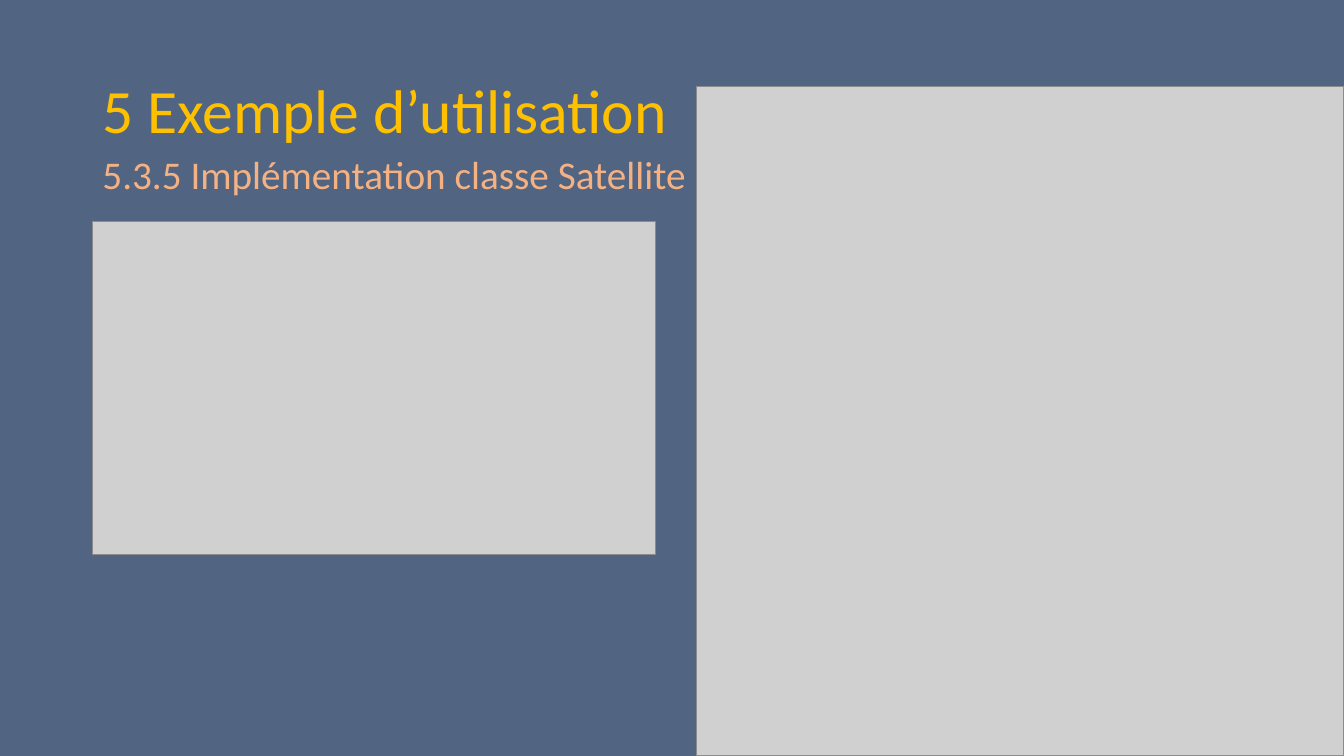
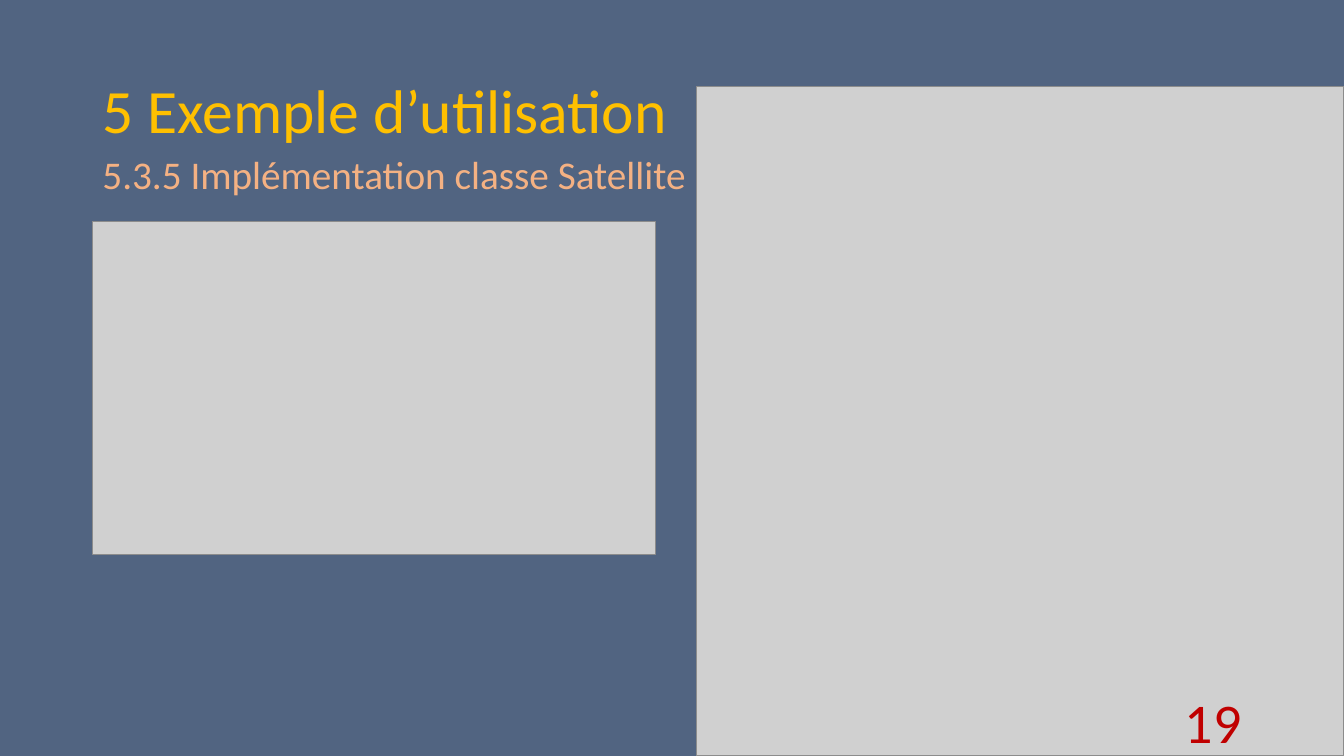
Before and after one commit to D-CRAVO/FORMATION-CDA-2210, a slide deck: slide 19 of 106_DesignPattern/Cours/Observateur/Observateur.pptx. Drawn at 1344x756 pixels with LibreOffice and Linux fonts; fonts in the diff are those of the drawing; grey boxes stand for pictures. Boxes give left, top, right and bottom in pixels: in the first picture for what was removed or moved away, otherwise in the second. Text is boxed around its words. In the diff, an @@ line names an element or a change of style, - is before the commit and + after.

```diff
--- a/106_DesignPattern/Cours/Observateur/Observateur.pptx
+++ b/106_DesignPattern/Cours/Observateur/Observateur.pptx
@@ page number added at [1185, 706, 1242, 756], 40 pt, text #C00000 @@
+19
```
Also in this commit, not shown: 2 other slides changed.
